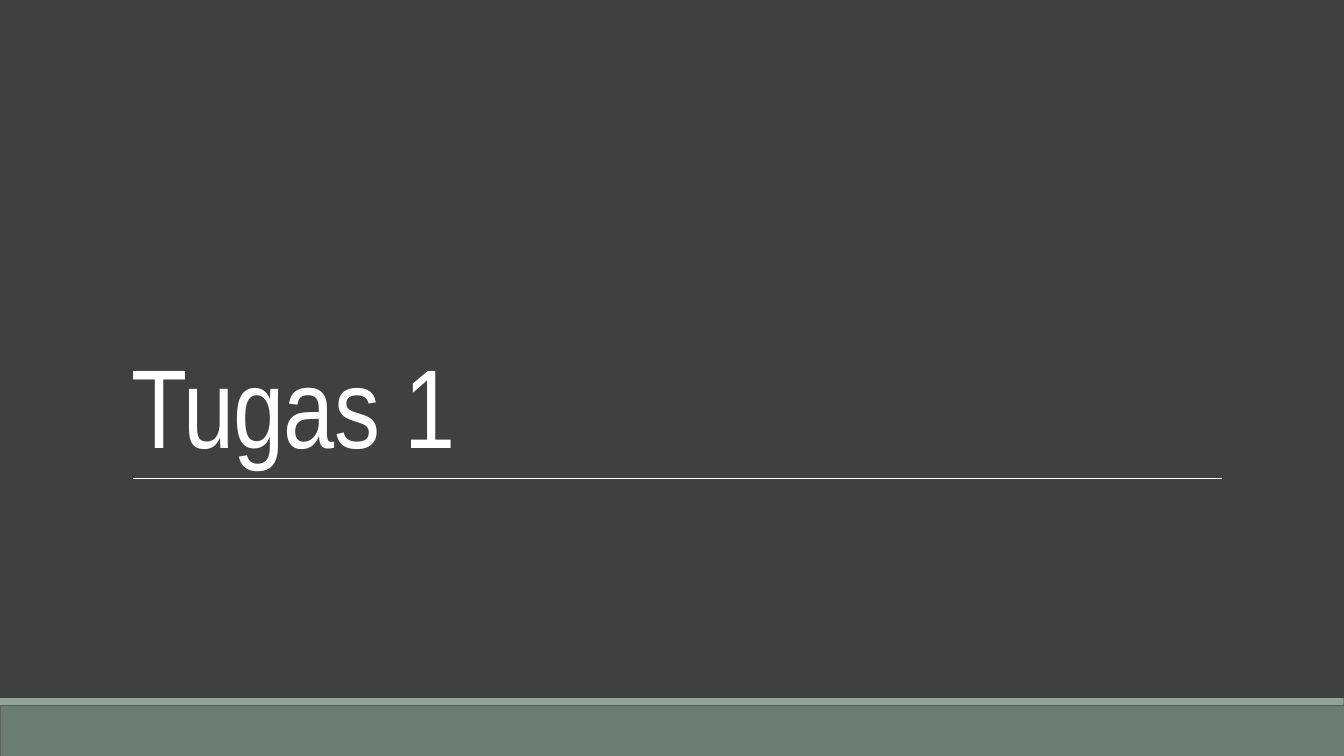
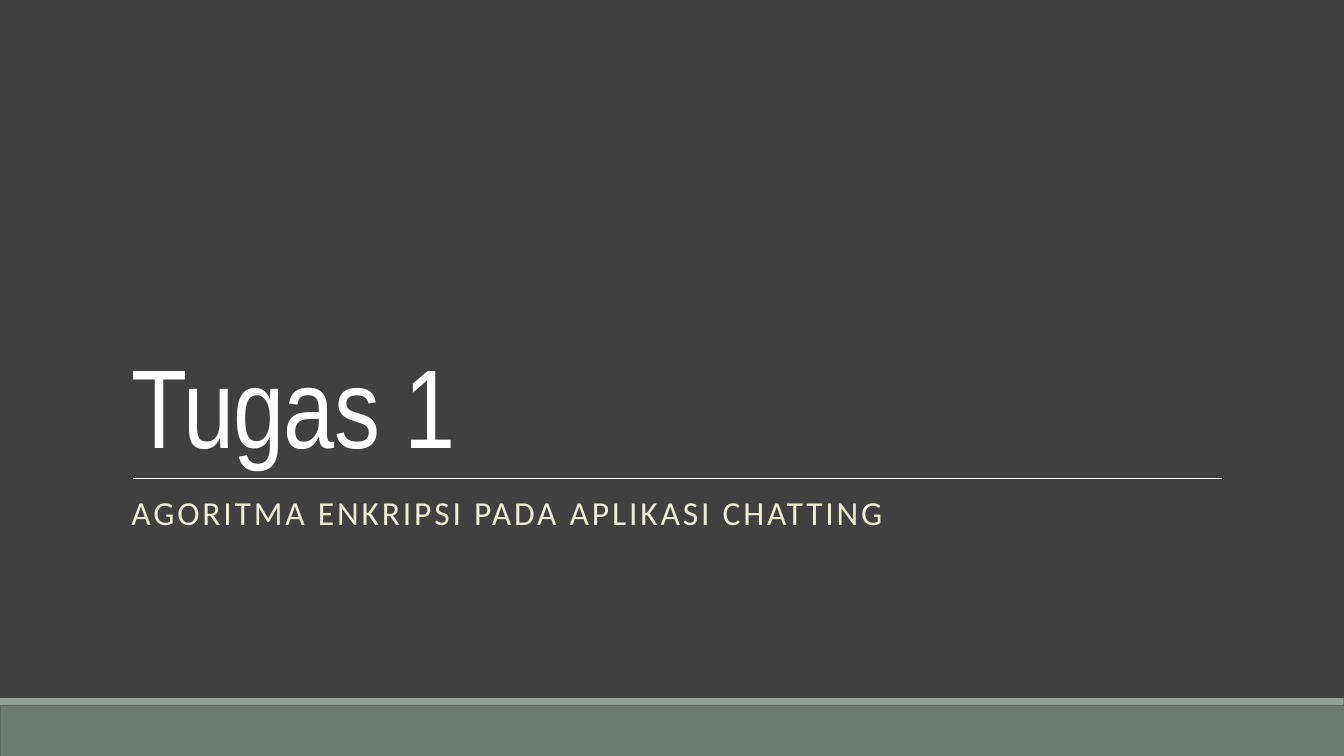
Before and after one commit to Tugas-KIJ/KIJ, a slide deck: slide 1 of docs/algoritma.pptx. Drawn at 1344x756 pixels with LibreOffice and Linux fonts; fonts in the diff are those of the drawing. Boxes give left, top, right and bottom in pixels: in the first picture for what was removed or moved away, otherwise in the second. Text is boxed around its words. In the diff, an @@ line names an element or a change of style, - is before the commit and + after.

Commit message:
tes

```diff
--- a/docs/algoritma.pptx
+++ b/docs/algoritma.pptx
@@ subtitle added at [131, 503, 883, 525], 24 pt, text #ECEDD1 @@
+AGORITMA ENKRIPSI PADA APLIKASI CHATTING
```
